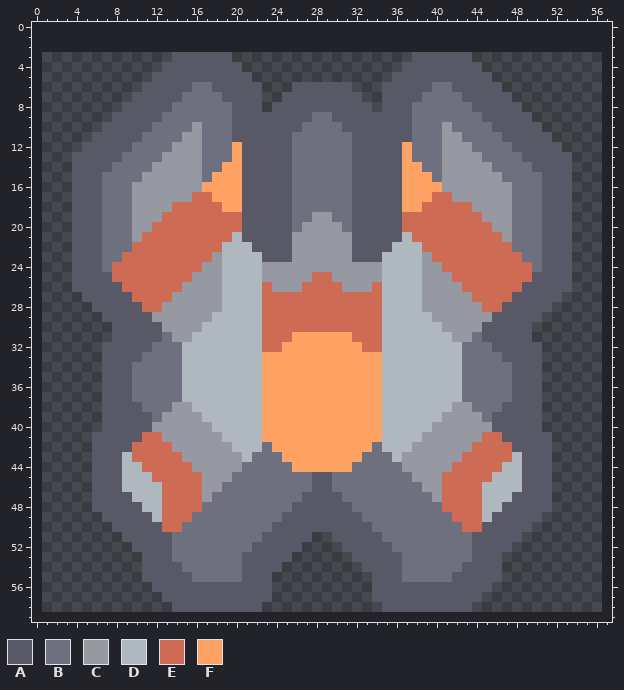
Pixel-art sprite -- assets/sprites/units/crux/fusee-full.png. That is the earlier state.
The file is 56x56 pixels. Colours within 5 levels of each other are drawn and written as one. The old version is drawn lined up with the new one, on the new canvas.
Palette (. is transparent): A #585866  B #6e6f7f  C #9698a2  D #aeb8be  E #ce6b55  F #ffa365
Pixels before (only the part around the change), first column x 0:
 0 ..........................................................
 1 ..........................................................
 2 ..........................................................
 3 ..............AAAAAA..................AAAAAA..............
 4 .............AAAAAAAA................AAAAAAAA.............
 5 ............AAAAAAAAAA..............AAAAAAAAAA............
 6 ...........AAAAABBAAAAA...AAAAAA...AAAAABBAAAAA...........
 7 ..........AAAAABBBBAAAA..AAAAAAAA..AAAABBBBAAAAA..........
 8 .........AAAAABBBBBBAAA.AAAAAAAAAA.AAABBBBBBAAAAA.........
 9 ........AAAAABBBBBBBAAAAAAAABBAAAAAAAABBBBBBBAAAAA........
10 .......AAAAABBBBCBBBAAAAAAABBBBAAAAAAABBBCBBBBAAAAA.......
11 ......AAAAABBBBCCBBBAAAAAABBBBBBAAAAAABBBCCBBBBAAAAA......
12 .....AAAAABBBBCCCBBBFAAAAABBBBBBAAAAAFBBBCCCBBBBAAAAA.....
13 ....AAAAABBBBCCCCBBBFAAAAABBBBBBAAAAAFBBBCCCCBBBBAAAAA....
14 ....AAAABBBBCCCCCBBFFAAAAABBBBBBAAAAAFFBBCCCCCBBBBAAAA....
15 ....AAABBBBCCCCCCBFFFAAAAABBBBBBAAAAAFFFBCCCCCCBBBBAAA....
16 ....AAABBBCCCCCCCFFFFAAAAABBBBBBAAAAAFFFFCCCCCCCBBBAAA....
17 ....AAABBBCCCCCCEEFFFAAAAABBBBBBAAAAAFFFEECCCCCCBBBAAA....
18 ....AAABBBCCCCEEEEEFFAAAAABBBBBBAAAAAFFEEEEECCCCBBBAAA....
19 ....AAABBBCCCEEEEEEEEAAAAABBCCBBAAAAAEEEEEEEECCCBBBAAA....
20 ....AAABBBCCEEEEEEEEEAAAAABCCCCBAAAAAEEEEEEEEECCBBBAAA....
21 ....AAABBBCEEEEEEEEEDAAAAACCCCCCAAAAADEEEEEEEEECBBBAAA....
22 ....AAABBBEEEEEEEEEDDDAAAACCCCCCAAAADDDEEEEEEEEEBBBAAA....
23 ....AAABBEEEEEEEEECDDDDAAACCCCCCAAADDDDCEEEEEEEEEBBAAA....
24 ....AAABEEEEEEEEECCDDDDCCCCCCCCCCCCDDDDCCEEEEEEEEEBAAA....
25 ....AAAAEEEEEEEECCCDDDDCCCCCEECCCCCDDDDCCCEEEEEEEEAAAA....
26 ....AAAAAEEEEEECCCCDDDDECCCEEEECCCEDDDDCCCCEEEEEEAAAAA....
27 .....AAAAAEEEECCCCCDDDDEEEEEEEEEEEEDDDDCCCCCEEEEAAAAA.....
28 ......AAAAAEECCCCCCDDDDEEEEEEEEEEEEDDDDCCCCCCEEAAAAA......
29 .......AAAAACCCCCCDDDDDEEEEEEEEEEEEDDDDDCCCCCCAAAAA.......
30 ........AAAAACCCCDDDDDDEEEEEEEEEEEEDDDDDDCCCCAAAAA........
31 ........AAAAABCCDDDDDDDEEEFFFFFFEEEDDDDDDDCCBAAAAA........
32 .......AAAAABBBDDDDDDDDEEFFFFFFFFEEDDDDDDDDBBBAAAAA.......
33 .......AAAABBBBDDDDDDDDFFFFFFFFFFFFDDDDDDDDBBBBAAAA.......
34 .......AAABBBBBDDDDDDDDFFFFFFFFFFFFDDDDDDDDBBBBBAAA.......
35 .......AAABBBBBDDDDDDDDFFFFFFFFFFFFDDDDDDDDBBBBBAAA.......
36 .......AAABBBBBDDDDDDDDFFFFFFFFFFFFDDDDDDDDBBBBBAAA.......
37 .......AAABBBBBDDDDDDDDFFFFFFFFFFFFDDDDDDDDBBBBBAAA.......
38 .......AAAABBBCCDDDDDDDFFFFFFFFFFFFDDDDDDDCCBBBAAAA.......
39 .......AAAAABCCCCDDDDDDFFFFFFFFFFFFDDDDDDCCCCBAAAAA.......
40 .......AAAAACCCCCCDDDDDFFFFFFFFFFFFDDDDDCCCCCCAAAAA.......
41 ......AAAAAEECCCCCCDDDDFFFFFFFFFFFFDDDDCCCCCCEEAAAAA......
42 ......AAAAEEEECCCCCCDDDBFFFFFFFFFFBDDDCCCCCCEEEEAAAA......
43 ......AAADEEEEECCCCCCDBBBFFFFFFFFBBBDCCCCCCEEEEEDAAA......
44 ......AAADDEEEEECCCCCBBBBBFFFFFFBBBBBCCCCCEEEEEDDAAA......
45 ......AAADDDEEEEECCCBBBBBBBBAABBBBBBBBCCCEEEEEDDDAAA......
46 ......AAADDDDEEEECCBBBBBBBBBAABBBBBBBBBCCEEEEDDDDAAA......
47 ......AAAADDDEEEECBBBBBBBBBAAAABBBBBBBBBCEEEEDDDAAAA......
48 ......AAAAADDEEEEBBBBBBBBBAAAAAABBBBBBBBBEEEEDDAAAAA......
49 .......AAAAADEEEBBBBBBBBBAAAAAAAABBBBBBBBBEEEDAAAAA.......
50 ........AAAAAEEBBBBBBBBBAAAAAAAAAABBBBBBBBBEEAAAAA........
51 .........AAAAABBBBBBBBBAAAAA..AAAAABBBBBBBBBAAAAA.........
52 ..........AAAABBBBBBBBAAAAA....AAAAABBBBBBBBAAAA..........
53 ...........AAABBBBBBBAAAAA......AAAAABBBBBBBAAA...........
54 ...........AAAABBBBBBAAAA........AAAABBBBBBAAAA...........
55 ...........AAAAABBBBBAAA..........AAABBBBBAAAAA...........
56 ............AAAAAAAAAAAA..........AAAAAAAAAAAA............
57 .............AAAAAAAAAAA..........AAAAAAAAAAA.............
58 ..............AAAAAAAAA............AAAAAAAAA..............
59 ..........................................................
And afterwards:
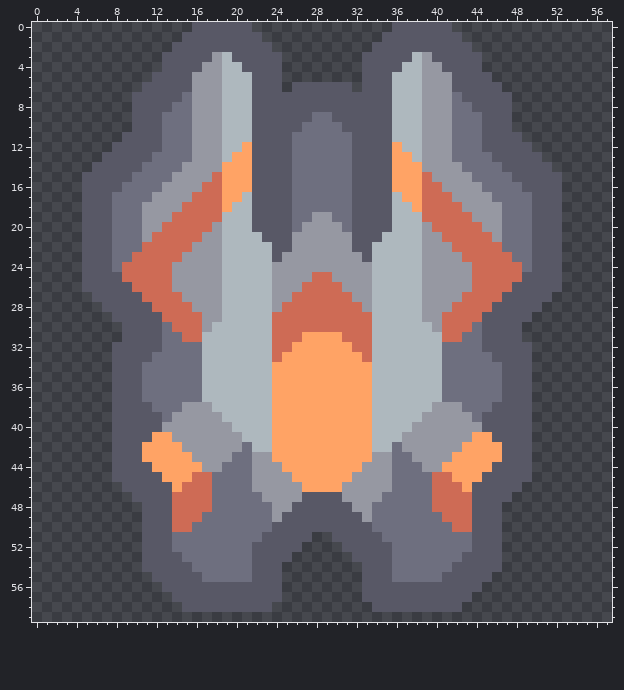
What changed:
canvas 56x56 -> 58x60, the old top-left corner now at 1,3
Changed rows in their new state; - is an unchanged pixel.
first column x 4:
 0 ------------AAAAAA--------------AAAAAA------------
 1 -----------AAAAAAAA------------AAAAAAAA-----------
 2 ----------AAAAAAAAAA----------AAAAAAAAAA----------
 3 ---------A----CDAAAAA--------AAAAADC----A---------
 4 -------------CCDDAAAA--------AAAADDCC-------------
 5 ------------CCCDDDAAA--------AAADDDCCC------------
 6 ------------CCCDDD-AA--------AA-DDDCCC------------
 7 ------------CCCDDD-AA--------AA-DDDCCC------------
 8 -----.------CCCDDD-A----------A-DDDCCC------.-----
 9 ----..------CCCDDD--------------DDDCCC------..----
10 ---...--A----CCDDD--------------DDDCC----A--...---
11 --...--AA--B-CCDDD--------------DDDCC-B--AA--...--
12 -...--AAA-BB-CCDDF--------------FDDCC-BB-AAA--...-
13 ...--AAA-BBB-CCD-F--------------F-DCC-BBB-AAA--...
14 ..--AAA-BBB--CC--F--------------F--CC--BBB-AAA--..
15 .--AAA-BBB---CE--F--------------F--EC---BBB-AAA--.
16 .--AA-BBB----EE--F--------------F--EE----BBB-AA--.
17 .--A--BB------E--D--------------D--E------BB--A--.
18 .--A--B---C-----DD--------------DD-----C---B--A--.
19 .--A--B--C-----DDD--------------DDD-----C--B--A--.
20 .--A--B-C-----CDDD--------------DDDC-----C-B--A--.
21 .--A--BC-----CCD-DD------------DD-DCC-----CB--A--.
22 .--A--B-----CCC---DD----------DD---CCC-----B--A--.
23 .--A-B-----CCC-----D-C------C-D-----CCC-----B-A--.
24 .--AB-----CCC------D----------D------CCC-----BA--.
25 .---A-----CC-------D----------D-------CC-----A---.
26 .----A----C--------D----------D--------C----A----.
27 -.----A---E--------DCC------CCD--------E---A----.-
28 --.----A-EEE-------DC--------CD-------EEE-A----.--
29 ---.----AEEEE-C----D----------D----C-EEEEA----.---
30 ----.----BEEEC-----D----------D-----CEEEB----.----
31 ----.-----BEE------D--E----E--D------EEB-----.----
32 ---.----A--BB------D-E------E-D------BB--A----.---
33 ---.---A---BB------DE--------ED------BB---A---.---
34 ---.--A----BB------D----------D------BB----A--.---
35 ---.--A----BB------D----------D------BB----A--.---
36 ---.--A----BB------D----------D------BB----A--.---
37 ---.--A----BB------D----------D------BB----A--.---
38 ---.---A--B-CC-----D----------D-----CC-B--A---.---
39 ---.----AB---CC----D----------D----CC---BA----.---
40 ---.----A-----CC---D----------D---CC-----A----.---
41 --..---AFF-----CC--D----------D--CC-----FFA---..--
42 --..--AFFFF-----CB-D----------D-BC-----FFFFA--..--
43 --..-AAFFFFF----BBCCF--------FCCBB----FFFFFAA-..--
44 --..-AAAFFFFF--BB-CCCF------FCCC-BB--FFFFFAAA-..--
45 --..-AAAAFFF-EBB--CCCCFFFFFFCCCC--BBE-FFFAAAA-..--
46 --...AAAAAF--EB---CCCCCFFFFCCCCC---BE--FAAAAA...--
47 --....AAAA---E-----CCCC----CCCC-----E---AAAA....--
48 --.....AAA---E------CC------CC------E---AAA.....--
49 ---....-AA--E-------C--------C-------E--AA-....---
50 ----...--A-E--------------------------E-A--...----
51 -----..------------------------------------..-----
52 ------.------------------------------------.------
53 ----------A------B--------------B------A----------
54 -----------A-----B--------------B-----A-----------
55 -------.----A----B--A--------A--B----A----.-------
56 --------.-----------A--------A-----------.--------
57 ---------.----------A--------A----------.---------
58 ----------.--------A----------A--------.----------
Where, in picture pixels (left, top, right, bottom), the same in both pictures:
changed: (72, 22, 572, 612)
